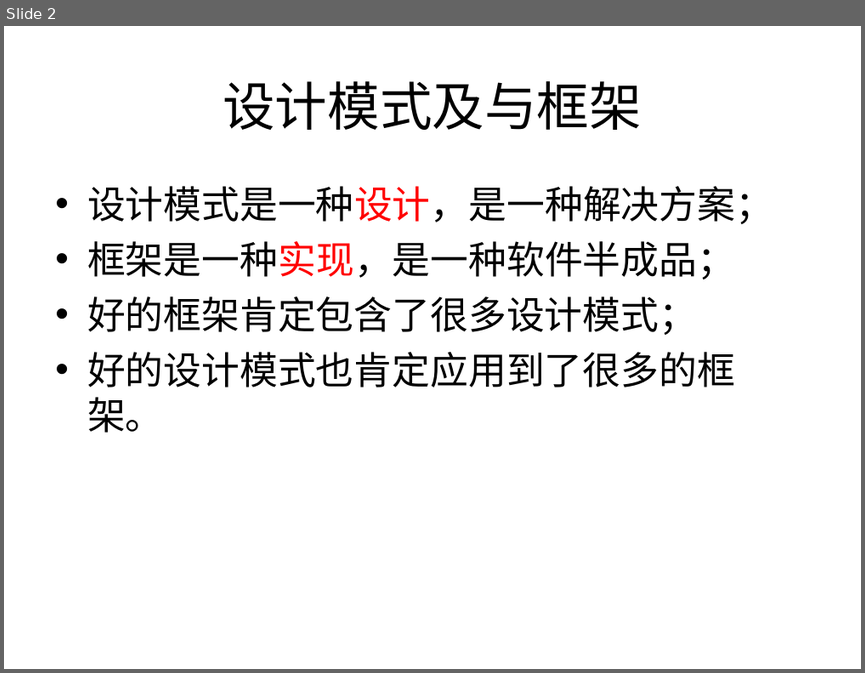
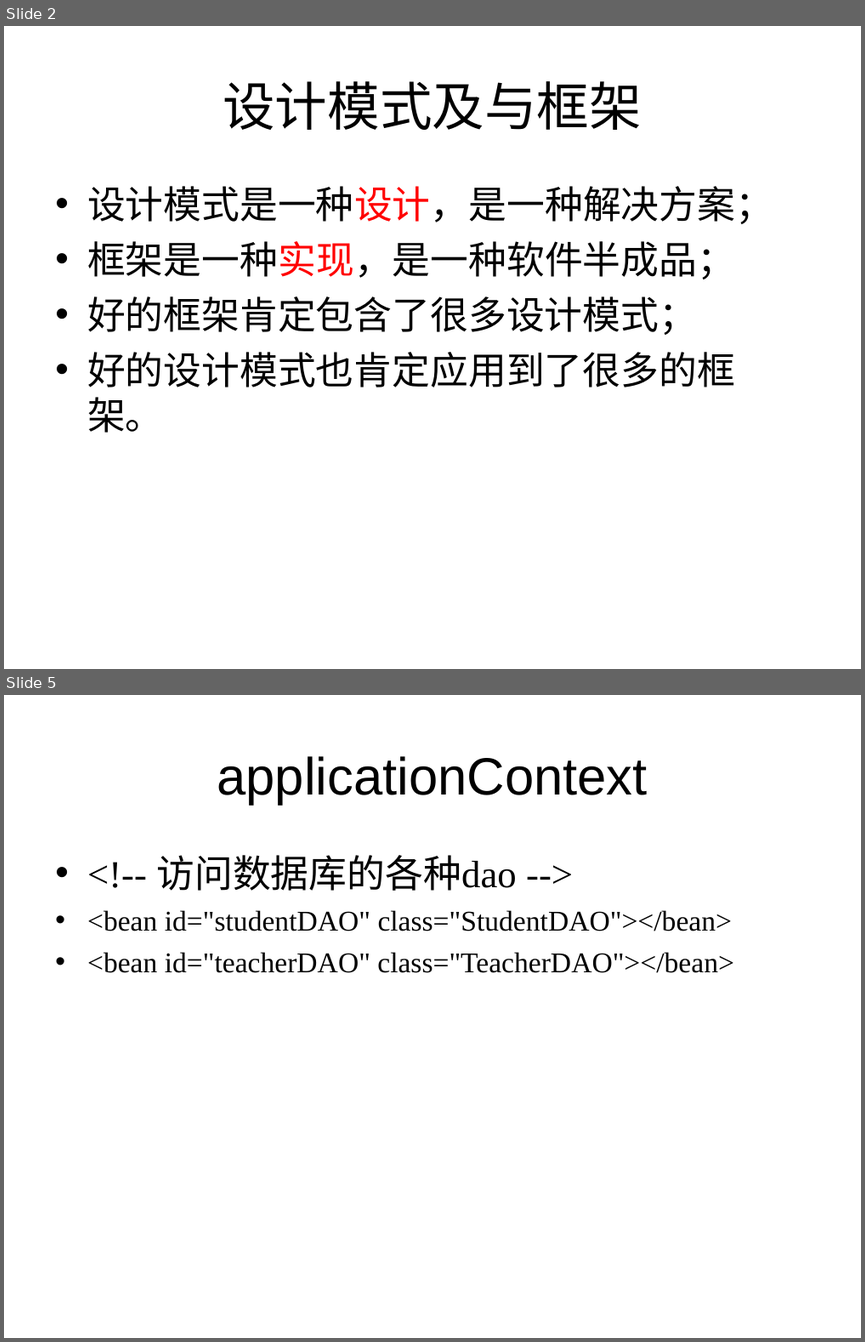
Before and after one commit to liangshanhero/sa, a slide deck: sa/文档/2019 软件体系结构（09）：Spring+Hibernate.ppt. Shown one above the other, each under a label of ours: slide 2 before the commit, slides 2 and 5 after it; the slides between them are not shown. The pictures are 865x673 and 865x1342 pixels, drawn with LibreOffice and Linux fonts; fonts in the diff are those of the drawing. Boxes give left, top, right and bottom in pixels: in the first picture for what was removed or moved away, otherwise in the second. Text is boxed around its words. In the diff, an @@ line names an element or a change of style, - is before the commit and + after.

```diff
--- a/sa/文档/2019 软件体系结构（09）：Spring+Hibernate.ppt
+++ b/sa/文档/2019 软件体系结构（09）：Spring+Hibernate.ppt
@@ slide 5 added at (4, 695, 861, 1338), background #FFFFFF @@
@@ title added at (216, 756, 647, 805), 44 pt, text #000000 @@
+applicationContext
@@ text added at (87, 855, 734, 973), 24 pt, text #000000 @@
+• <!-- 访问数据库的各种dao -->
+• <bean id="studentDAO" class="StudentDAO"></bean>
+• <bean id="teacherDAO" class="TeacherDAO"></bean>
```
Also in this commit, not shown: 2 slides changed, 2 other slides added, 9 other files.
